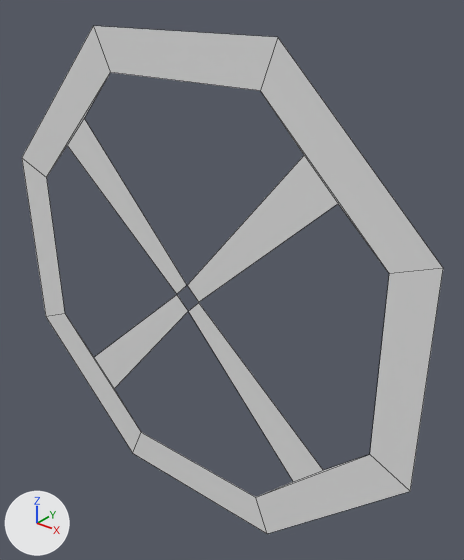
Renders of the OBJ model GameData/models/ui/crosshair.obj from each side of a commit.
Camera for both pictures: a camera (50 mm lens) standing at (1.484, -1.587, 1.126) and looking at (0.109, 0.132, 0.06). The lights are fixed; the arrows at lower left show +X, +Y and +Z. Mesh edges are drawn as thin lines. Where no turn or scale is listed for an object, it has been applied to the vertices.

Before the edit, the objects in view are built like this:
```python
me_circle = bpy.data.meshes.new('Circle')
me_circle.from_pydata(...)  # 32 vertices, 16 faces; spans x -0.96..0.95, y 0.0, z -0.96..0.95
me_circle.materials.append(mat_material)  # white #e7e7e7
# before: 0 (0.38, 0.0, 0.95) at pixel (277, 37), 1 (-0.41, 0.0, 0.94) at pixel (93, 25), 2 (-0.96, 0.0, 0.38) at pixel (21, 157), 3 (-0.95, 0.0, -0.41) at pixel (45, 316), 4 (-0.39, 0.0, -0.96) at pixel (132, 453)
# before: 5 (0.4, 0.0, -0.95) at pixel (267, 533), 6 (0.95, 0.0, -0.39) at pixel (410, 491), 7 (0.94, 0.0, 0.4) at pixel (443, 268), 8 (0.32, 0.0, 0.8) at pixel (260, 90), 9 (-0.34, 0.0, 0.79) at pixel (110, 72)
# before: 10 (-0.8, 0.0, 0.32) at pixel (46, 177), 11 (-0.79, 0.0, -0.34) at pixel (64, 313), 12 (-0.32, 0.0, -0.8) at pixel (141, 432), 13 (0.34, 0.0, -0.79) at pixel (255, 497), 14 (0.8, 0.0, -0.32) at pixel (369, 454)
# before: 15 (0.79, 0.0, 0.34) at pixel (389, 273)
# before: 24 (0.0, 0.0, 0.06) at pixel (186, 285), 25 (-0.06, 0.0, 0.0) at pixel (176, 294), 26 (0.0, 0.0, -0.06) at pixel (188, 311), 27 (0.06, 0.0, 0.0) at pixel (198, 302), 28 (0.0, 0.0, 0.06) at pixel (187, 285)
# before: 29 (0.06, 0.0, 0.0) at pixel (198, 302), 30 (-0.06, 0.0, 0.0) at pixel (176, 294), 31 (0.0, 0.0, -0.06) at pixel (188, 311)
ob_circle = bpy.data.objects.new('Circle', me_circle)
ob_circle.location = (0.0, 0.0, 0.0)
```
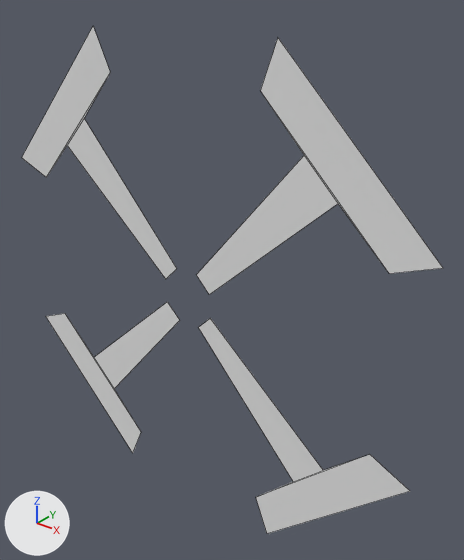
Edits to the bpy script that builds the scene:
```text
Add mat_material_001:
    mat_material_001 = principled_material('Material.001')
    mat_material_001.base_color = (0.8, 0.8, 0.8)  # white #e7e7e7
    mat_material_001.roughness = 1.0
Change me_circle:
    where me_circle.from_pydata(...)  # 32 vertices, 16 faces; spans x -0.96..0.95, y 0.0, z -0.96..0.95
    used by ob_circle; location = (0.0, 0.0, 0.0)
    verts and faces of me_circle; kept vertices keep their numbers, new ones are numbered from 32
    remove me_circle.materials.append(mat_material)  # white #e7e7e7
    me_circle part 1
    add delete_faces([(6, 14, 15, 7), (4, 12, 13, 5), (2, 10, 11, 3), (0, 8, 9, 1)])
    me_circle part 2
    add verts[24] = (-0.05, 0.0, 0.11)  # moved, pixel (176, 268)
    add verts[25] = (-0.11, 0.0, 0.05)  # moved, pixel (165, 279)
    add verts[30] = (-0.11, 0.0, -0.05)  # moved, pixel (167, 301)
    add verts[31] = (-0.05, 0.0, -0.11)  # moved, pixel (179, 320)
    add verts[26] = (0.05, 0.0, -0.11)  # moved, pixel (198, 327)
    add verts[27] = (0.11, 0.0, -0.05)  # moved, pixel (210, 318)
    add verts[29] = (0.11, 0.0, 0.05)  # moved, pixel (209, 294)
    add verts[28] = (0.05, 0.0, 0.11)  # moved, pixel (196, 274)
    add me_circle.materials.append(mat_material_001)  # white #e7e7e7
```

Boxes [x1, y1, x2, y2] around the edits, measured in the pictures (464 x 560 px; the box of a moved part takes in the faces that stretch with it):
'Circle', reshaped
    before: [22, 26, 443, 534]
    after: [22, 27, 443, 534]
part 1 of me_circle, deleted
    before: [22, 26, 443, 534]
part 2 of me_circle, moved or reshaped
    both: [67, 119, 338, 481]
